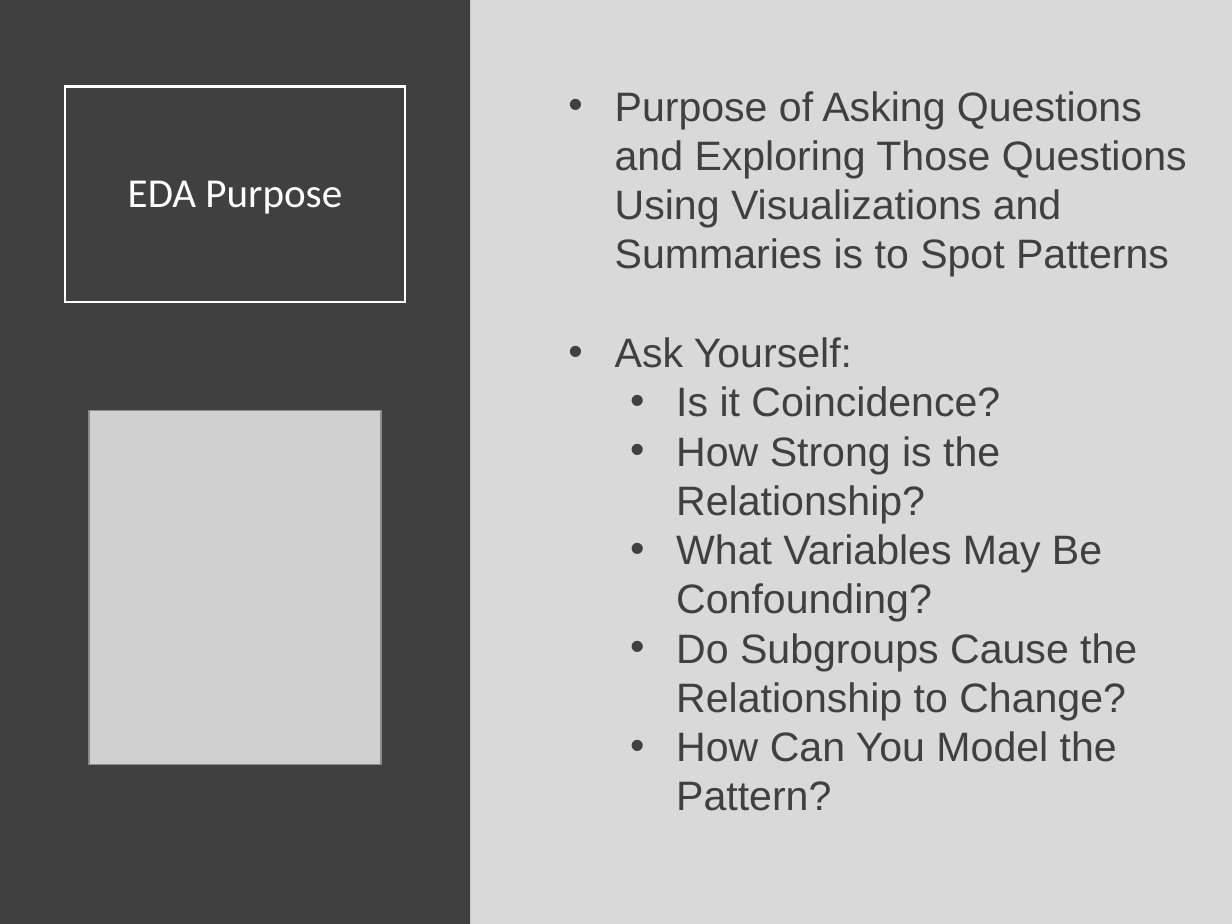
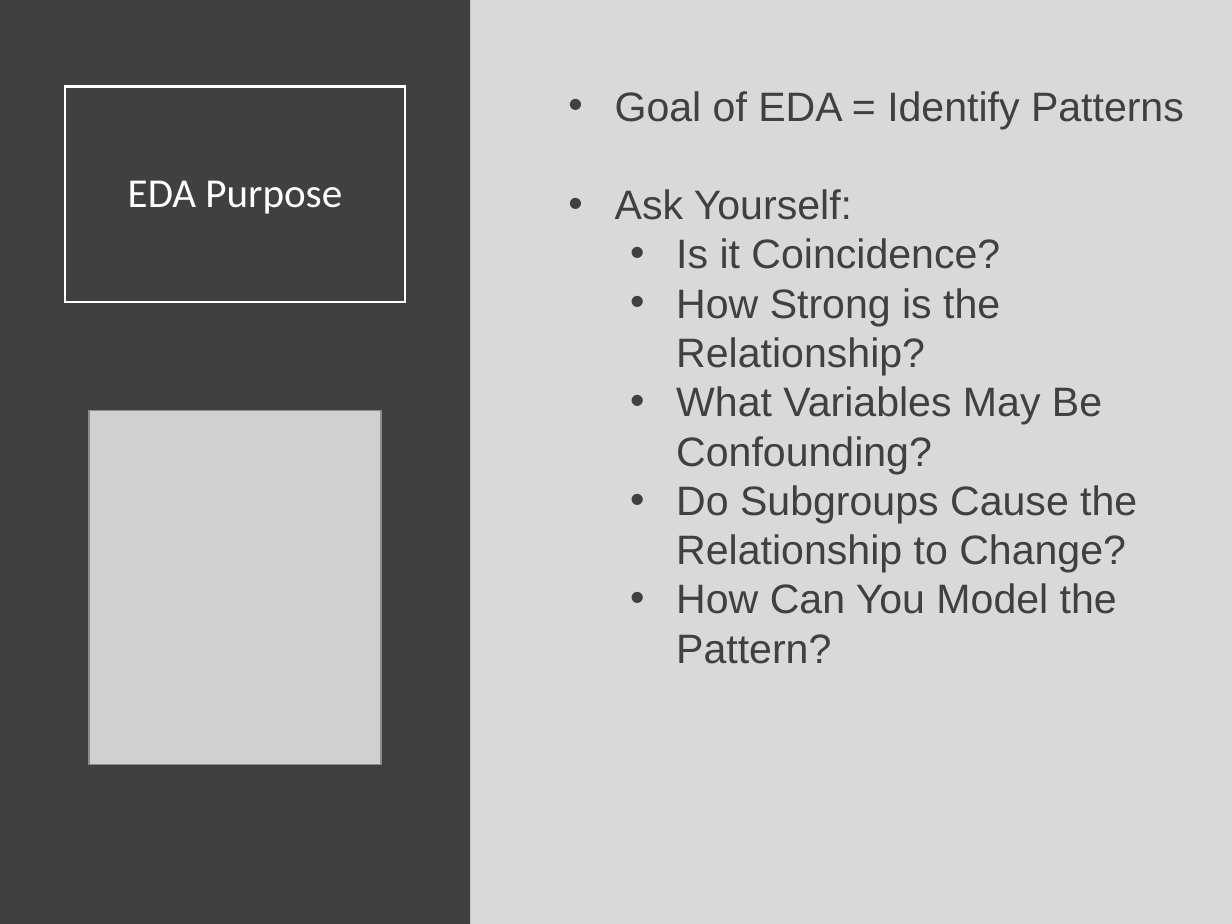
Before and after one commit to SuperMarioGiacomazzo/STOR320_WEBSITE, a slide deck: slide 3 of Lecture/Exploratory Data Analysis 2/Exploratory_Data_Analysis_2_Lecture.pptx. Drawn at 1232x924 pixels with LibreOffice and Linux fonts; fonts in the diff are those of the drawing; grey boxes stand for pictures. Boxes give left, top, right and bottom in pixels: in the first picture for what was removed or moved away, otherwise in the second. Text is boxed around its words. In the diff, an @@ line names an element or a change of style, - is before the commit and + after.

```diff
--- a/Lecture/Exploratory Data Analysis 2/Exploratory_Data_Analysis_2_Lecture.pptx
+++ b/Lecture/Exploratory Data Analysis 2/Exploratory_Data_Analysis_2_Lecture.pptx
@@ text at <box>615,91,1184,129</box>: text changed @@
-• Purpose of Asking Questions and Exploring Those Questions Using Visualizations and Summaries is to Spot Patterns
+• Goal of EDA = Identify Patterns
```
Also in this commit, not shown: 5 other files.
